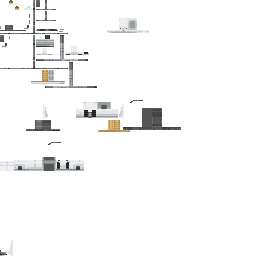
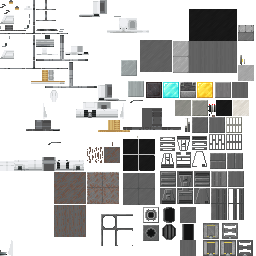
Before/after of a 256x256 layered artwork. What changed in the layer stack:
hid "626", painted on it over [0, 0, 181, 256]
showed "base", painted on it over [0, 0, 254, 256]
hid "626 flaps" over [0, 0, 40, 42]
